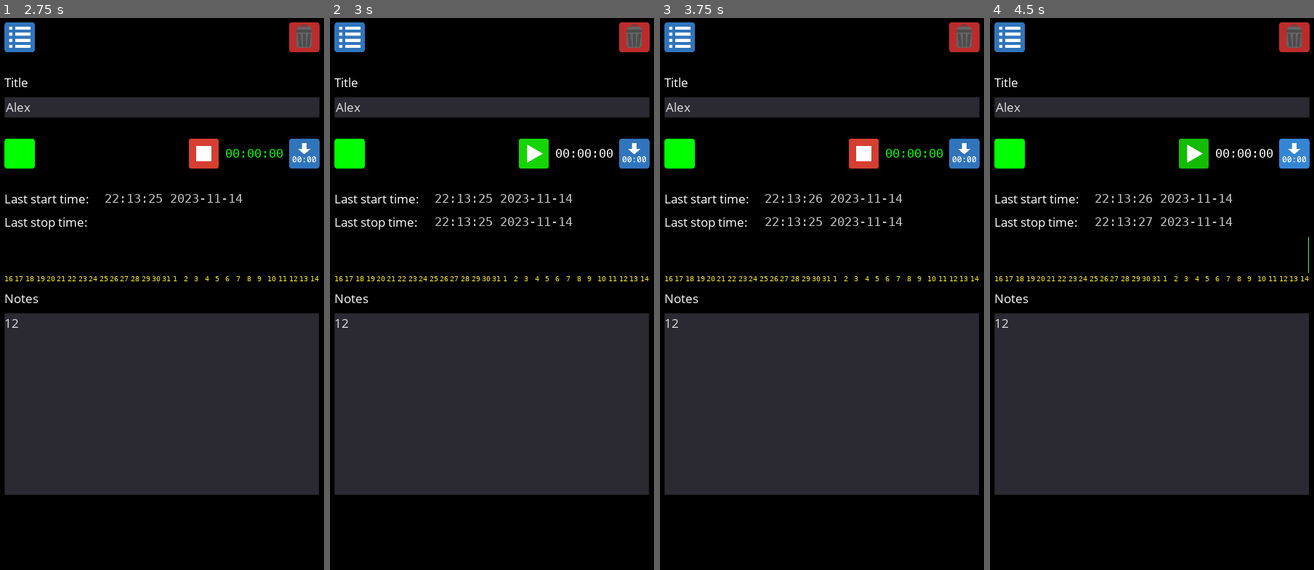
Above: before the commit, frames 1-4 (left to right).
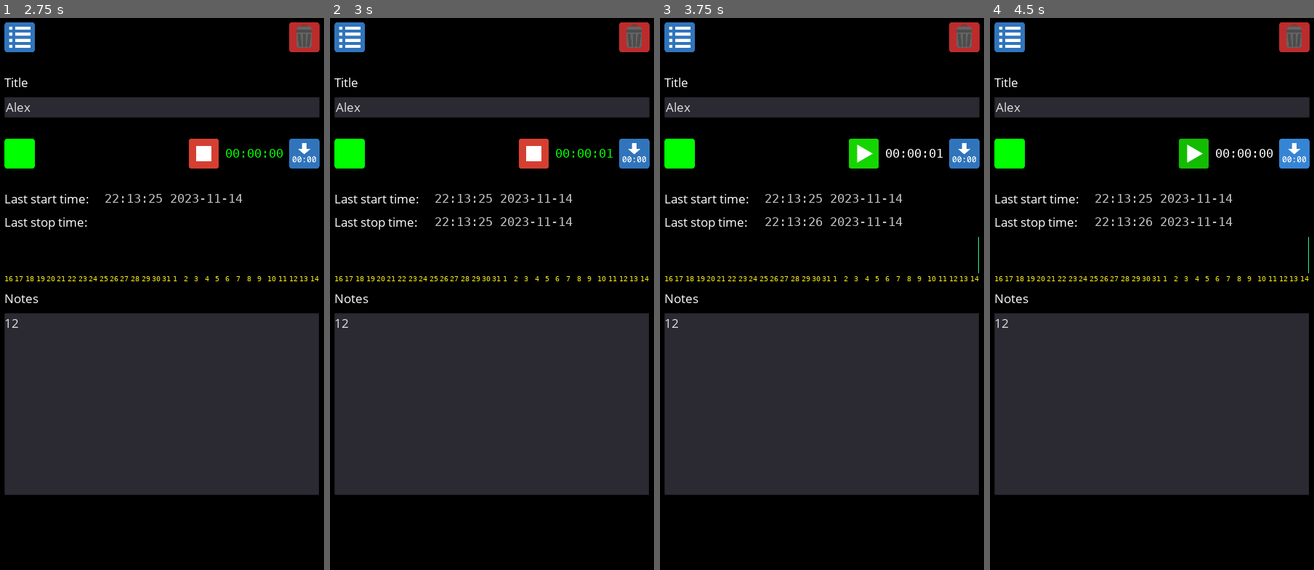
Above: after the commit, the same moments.

Repository: andrew-wilkes/godot-activity-timer
Game: Godot game, scene res://Main.tscn
The game is run twice, just before and just after one commit, with the same random seed, the same clock (stepped at 60 frames per second) and the same inputs.
Inputs (mouse positions are in pixels of both pictures, inside the frame that each line leads up to):
- Up to frame 1 (2.75 s): click (116, 34) at 0.5 s; click (162, 106) at 1.27 s; type "Alex" at 1.35 s; click (162, 404) at 1.5 s; type "12" at 1.58 s; click (204, 156) at 2 s
- Up to frame 2 (3 s): click (534, 156) at 2.75 s
- Up to frame 3 (3.75 s): click (864, 156) at 3.52 s
- Up to frame 4 (4.5 s): click (1294, 156) at 4.25 s

Frame 1 is identical in both runs. In frame 2, 0.5% of the frame differs, in the area x 58-88%, y 21-28%; in frame 3, 0.6%, in the area x 48-99%, y 21-47%; in frame 4, less than 0.1%.

Commit message:
Change the way the timing works

Diff:
--- a/src/ActivityBar.gd
+++ b/src/ActivityBar.gd
@@ -27,8 +27,8 @@
 
 func setup(_act: Activity):
 	$H/Title.text = _act.title
-	show_start_button(_act.stopped)
-	$H/TimeDisplay.update_time(_act.time)
+	show_start_button(_act.stopped())
+	$H/TimeDisplay.update_time(_act.get_elapsed_time())
 	$H/ColorRect.color = _act.color_code
 	act = _act
 
@@ -38,23 +38,19 @@
 
 
 func _on_Start_pressed():
-	act.stopped = false
-	act.start_time = Data.get_time_secs()
-	act.history.append(act.start_time)
-	set_time_color()
+	act.add_timestamp()
+	set_time_color(false)
 	show_start_button(false)
 
 
 func _on_Stop_pressed():
-	act.stopped = true
-	act.stop_time = Data.get_time_secs()
-	act.history.append(act.stop_time)
-	set_time_color()
+	act.add_timestamp()
+	set_time_color(true)
 	show_start_button(true)
 
 
-func set_time_color():
-	$H/TimeDisplay.set_color(act.stopped)
+func set_time_color(stopped: bool):
+	$H/TimeDisplay.set_color(stopped)
 
 
 func show_start_button(show):
@@ -71,8 +67,8 @@
 
 
 func _on_Timer_timeout():
-	if not act.stopped:
-		$H/TimeDisplay.update_time(act.time)
+	if not act.stopped():
+		$H/TimeDisplay.update_time(act.get_elapsed_time())
 
 
 func _on_Title_button_down():
--- a/src/ActivityList.gd
+++ b/src/ActivityList.gd
@@ -28,7 +28,7 @@
 		act.node = bar_scene.instance()
 		act.node.id = id
 		act.node.setup(act)
-		act.node.set_time_color()
+		act.node.set_time_color(act.stopped())
 		add_child(act.node)
 		connect_bar(act.node)
 		yield(get_tree(), "idle_frame")
--- a/src/ActivityView.gd
+++ b/src/ActivityView.gd
@@ -28,16 +28,9 @@
 	$Time/ColorPicker.modulate = act.color_code
 	update_time()
 	update_history()
-	check_data()
 	update_last_start()
 	update_last_stop()
 	set_button_states()
-
-
-func check_data():
-	# Out of order timestamps were removed in the history clean_data function
-	# An even number means we are stopped
-	act.stopped = true if act.history.size() % 2 == 0 else false
 
 
 func update_history():
@@ -47,13 +40,11 @@
 
 
 func update_time():
-	$Time/TimeDisplay.update_time(act.time)
+	$Time/TimeDisplay.update_time(act.get_elapsed_time())
 
 
 func _on_Start_pressed():
-	act.stopped = false
-	act.start_time = Data.get_time_secs()
-	act.history.append(act.start_time)
+	act.add_timestamp()
 	update_last_start()
 	set_button_states()
 	$RefreshTimer.start(2.0)
@@ -61,24 +52,21 @@
 
 func _on_Stop_pressed():
 	$RefreshTimer.stop()
-	act.stop_time = Data.get_time_secs()
-	if not act.stopped: # Don't log a reset in stopped state
-		update_last_stop()
-		act.history.append(act.stop_time)
-		update_history()
-	act.stopped = true
+	act.add_timestamp()
+	update_last_stop()
+	update_history()
 	set_button_states()
 
 
 func set_button_states():
-	$Time/Start.visible = act.stopped
-	$Time/Stop.visible = not act.stopped
-	$Time/TimeDisplay.set_color(act.stopped)
+	var stopped = act.stopped()
+	$Time/Start.visible = stopped
+	$Time/Stop.visible = not stopped
+	$Time/TimeDisplay.set_color(stopped)
 
 
 func _on_Reset_pressed():
-	act.time = 0
-	_on_Stop_pressed()
+	act.reset()
 	$Time/TimeDisplay.update_time(0)
 
 
@@ -99,11 +87,11 @@
 
 
 func update_last_start():
-	update_datetime($Stats/LastStart, act.start_time)
+	update_datetime($Stats/LastStart, act.get_last_start_time())
 
 
 func update_last_stop():
-	update_datetime($Stats/LastStop, act.stop_time)
+	update_datetime($Stats/LastStop, act.get_last_stop_time())
 
 
 func update_datetime(node: Label, time: int):
@@ -114,6 +102,7 @@
 		dict.erase("dst")
 		dict.erase("weekday")
 		node.text = "%02d:%02d:%02d %0d-%02d-%02d" % dict.values()
+
 
 func _on_ColorPicker_pressed():
 	if choosing_color:
@@ -136,7 +125,7 @@
 
 
 func _on_Timer_timeout():
-	if visible and act and not act.stopped:
+	if visible and act and not act.stopped():
 		update_time()
 
 
--- a/src/Main.gd
+++ b/src/Main.gd
@@ -19,13 +19,6 @@
 	$ActivityView.hide()
 
 
-func _on_Timer_timeout():
-	for a in Data.activities.items.values():
-		var act: Activity = a
-		if not act.stopped:
-			act.time += 1
-
-
 func _on_Info_show_list():
 	$Info.hide()
 	$ActivityList.show()
--- a/src/Main.tscn
+++ b/src/Main.tscn
@@ -44,11 +44,7 @@
 margin_right = 1060.0
 margin_bottom = 1920.0
 
-[node name="Timer" type="Timer" parent="."]
-autostart = true
-
 [connection signal="info_pressed" from="ActivityList" to="." method="_on_ActivityList_info_pressed"]
 [connection signal="view_clicked" from="ActivityList" to="." method="_on_ActivityList_view_clicked"]
 [connection signal="show_list" from="ActivityView" to="." method="_on_ActivityView_show_list"]
 [connection signal="show_list" from="Info" to="." method="_on_Info_show_list"]
-[connection signal="timeout" from="Timer" to="." method="_on_Timer_timeout"]
--- a/src/TimeDisplay.gd
+++ b/src/TimeDisplay.gd
@@ -1,4 +1,10 @@
 extends Label
+
+func _ready():
+	if get_parent().name == "root":
+		# Test
+		update_time(8 * 3600 + 100 * 60 + 33)
+
 
 func update_time(secs):
 	text = "%02d:%02d:%02d" % [secs / 3600, secs % 3600 / 60, secs % 60]
--- a/src/activity.gd
+++ b/src/activity.gd
@@ -2,14 +2,61 @@
 
 class_name Activity
 
+export var start_time = 0
 export var history = []
-export var start_time = 0
-export var stop_time = 0
-export var time = 0
 export var title = ""
 export var notes = ""
 export(Color, RGB) var color_code = Color.green
 
-var stopped = true
 var node
 var new = false
+
+func stopped():
+	# Stopped if we have an even number of timestamps
+	return history.size() % 2 == 0
+
+
+func get_last_stop_time():
+	var t = 0
+	var s = history.size()
+	if s > 1: # There is a recorded stop time
+		if s % 2 == 0:
+			t = history[s - 1]
+		else:
+			t = history[s - 2]
+	return t
+
+
+func get_last_start_time():
+	var t = 0
+	var s = history.size()
+	if s > 0: # There is a recorded start time
+		if s % 2 == 0:
+			t = history[s - 2]
+		else:
+			t = history[s - 1]
+	return t
+
+
+func add_timestamp():
+	var t = Data.get_time_secs()
+	if start_time == 0:
+		start_time = t
+	elif stopped():
+		# Restarting after a pause
+		start_time += t - history[-1]
+	history.append(t)
+
+
+func reset():
+	if stopped():
+		start_time = history[-1]
+	else:
+		start_time = Data.get_time_secs()
+
+
+func get_elapsed_time():
+	if start_time == 0:
+		return 0
+	else:
+		return Data.get_time_secs() - start_time
--- a/src/data.gd
+++ b/src/data.gd
@@ -59,10 +59,8 @@
 		# Stop all running timers
 		for a in activities.items.values():
 			var act: Activity = a
-			if not act.stopped:
-				act.stopped = true
-				act.stop_time = get_time_secs()
-				act.history.append(act.stop_time)
+			if not act.stopped():
+				act.add_timestamp()
 		save_data(activities, ACTIVITIES_FILE_NAME)
 
 
